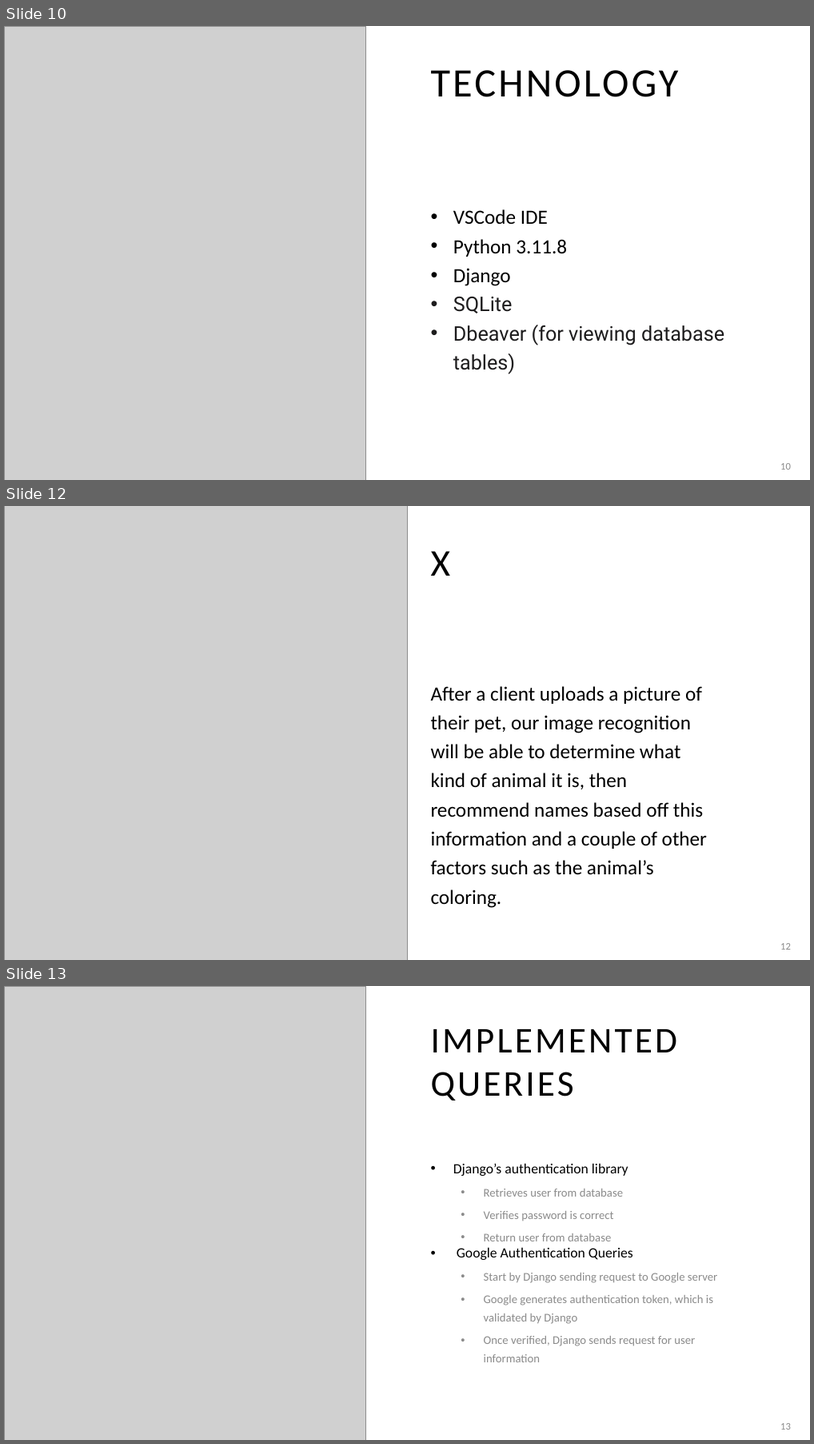
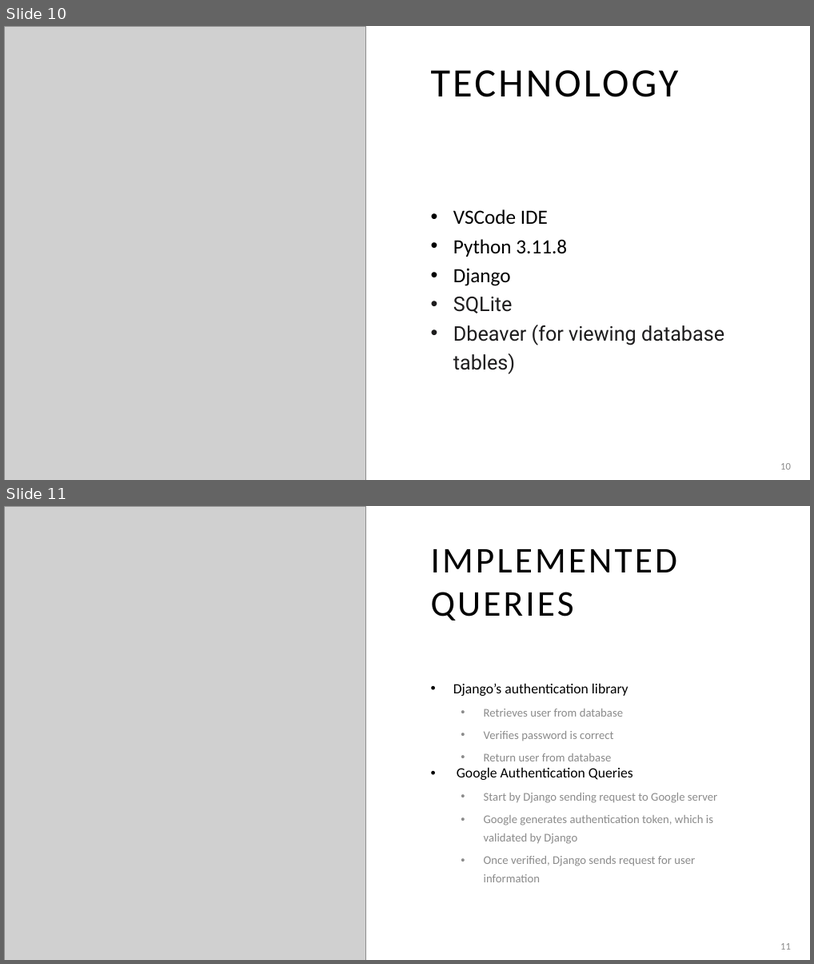
Before and after one commit to adriaonline/CPT200SP24-Team1, a slide deck: Phase 2 Docs/Phase 2 - Presentation.pptx. Shown one above the other, each under a label of ours: slides 10, 12 and 13 before the commit, slides 10 and 11 after it; the slides between them are not shown. The pictures are 814x1444 and 814x964 pixels, drawn with LibreOffice and Linux fonts; fonts in the diff are those of the drawing; grey boxes stand for pictures. Boxes give left, top, right and bottom in pixels: in the first picture for what was removed or moved away, otherwise in the second. Text is boxed around its words. In the diff, an @@ line names an element or a change of style, - is before the commit and + after.

```diff
--- a/Phase 2 Docs/Phase 2 - Presentation.pptx
+++ b/Phase 2 Docs/Phase 2 - Presentation.pptx
@@ slide 12 removed at box(4, 506, 810, 960), background #FFFFFF @@
@@ picture removed at box(4, 506, 407, 960) @@
@@ text removed at box(431, 551, 451, 576) @@
-X
@@ text removed at box(431, 686, 707, 908) @@
-After a client uploads a picture of their pet, our image recognition will be able to determine what kind of animal it is, then recommend names based off this information and a couple of other factors such as the animal’s coloring.
@@ page number removed at box(781, 943, 791, 949) @@
-12
@@ what was slide 13 is now slide 11 @@
@@ page number at box(781, 943, 791, 949): text changed @@
-13
+11
```
Also in this commit, not shown: 3 slides changed, 1 other file.
